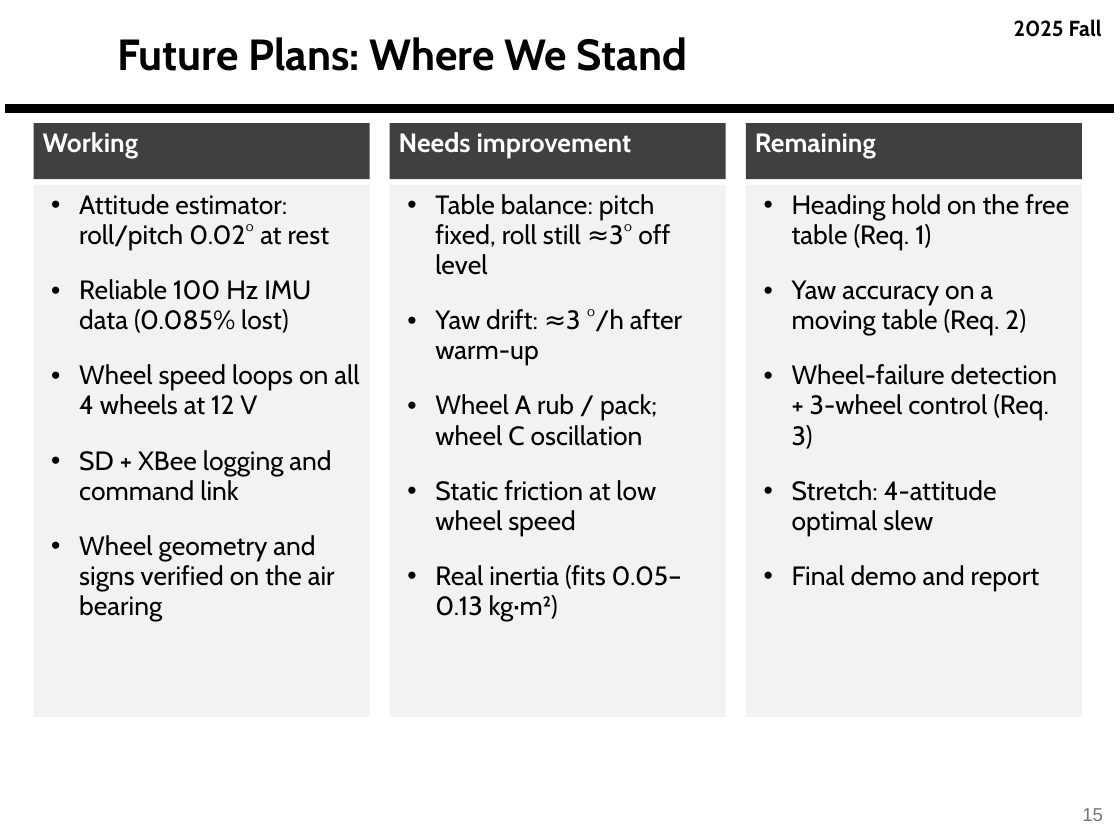
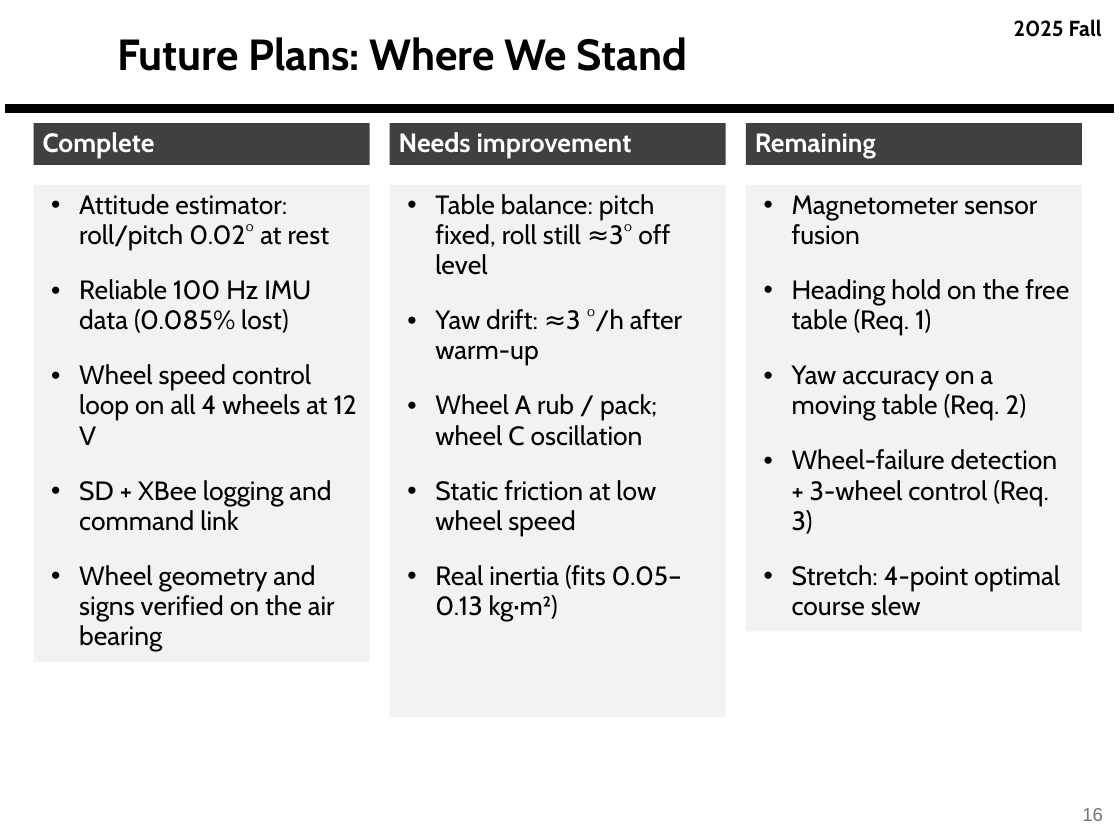
Before and after one commit to derek-weissinger-usafa/Astro-331-Lab-8, a slide deck: slide 16 of Reports/Astro 331 Lab 8_2_3 Body Problem_Prelim_Pres_FILLED.pptx (slide 15 before the commit). Drawn at 1120x840 pixels with LibreOffice and Linux fonts; fonts in the diff are those of the drawing; background and template pictures are left out. Boxes give left, top, right and bottom in pixels: in the first picture for what was removed or moved away, otherwise in the second. Text is boxed around its words. In the diff, an @@ line names an element or a change of style, - is before the commit and + after.

```diff
--- a/Reports/Astro 331 Lab 8_2_3 Body Problem_Prelim_Pres_FILLED.pptx
+++ b/Reports/Astro 331 Lab 8_2_3 Body Problem_Prelim_Pres_FILLED.pptx
@@ rectangle "Complete": place and size @@
-rectangle "Complete" at [34,123,370,179]
+rectangle "Complete" at [34,123,370,165]
@@ text in rectangle at [43,132,155,158]: text changed @@
-Working
+Complete
@@ rectangle "Needs improvement": place and size @@
-rectangle "Needs improvement" at [390,123,726,179]
+rectangle "Needs improvement" at [390,123,726,165]
@@ rectangle "Remaining": place and size @@
-rectangle "Remaining" at [746,123,1082,179]
+rectangle "Remaining" at [746,123,1082,165]
@@ rectangle "Attitude estimator: roll/pitch 0.02° at ...": place and size @@
-rectangle "Attitude estimator: roll/pitch 0.02° at ..." at [34,185,370,717]
+rectangle "Attitude estimator: roll/pitch 0.02° at ..." at [34,185,370,662]
@@ rectangle "Magnetometer sensor fusion": place and size @@
-rectangle "Magnetometer sensor fusion" at [746,185,1082,717]
+rectangle "Magnetometer sensor fusion" at [746,185,1082,632]
@@ text in rectangle at [792,195,1037,245]: paragraph added @@
+• Magnetometer sensor fusion
@@ text in rectangle at [79,364,357,445]: text changed @@
-• Wheel speed loops on all 4 wheels at 12 V
+• Wheel speed control loop on all 4 wheels at 12 V
@@ text in rectangle at [792,565,1060,616]: text changed @@
-• Stretch: 4-attitude optimal slew
-• Final demo and report
+• Stretch: 4-point optimal course slew
@@ page number at [1082,808,1103,821]: text changed @@
-15
+16
```
Also in this commit, not shown: 13 other slides changed, 2 slides added, 1 slide removed, 4 other files.
